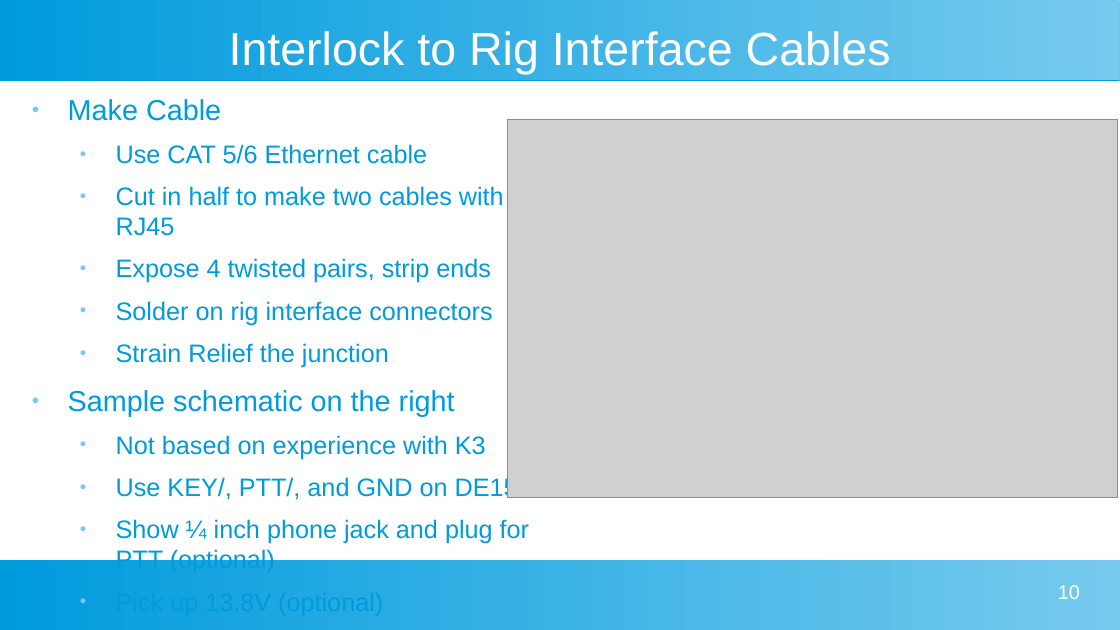
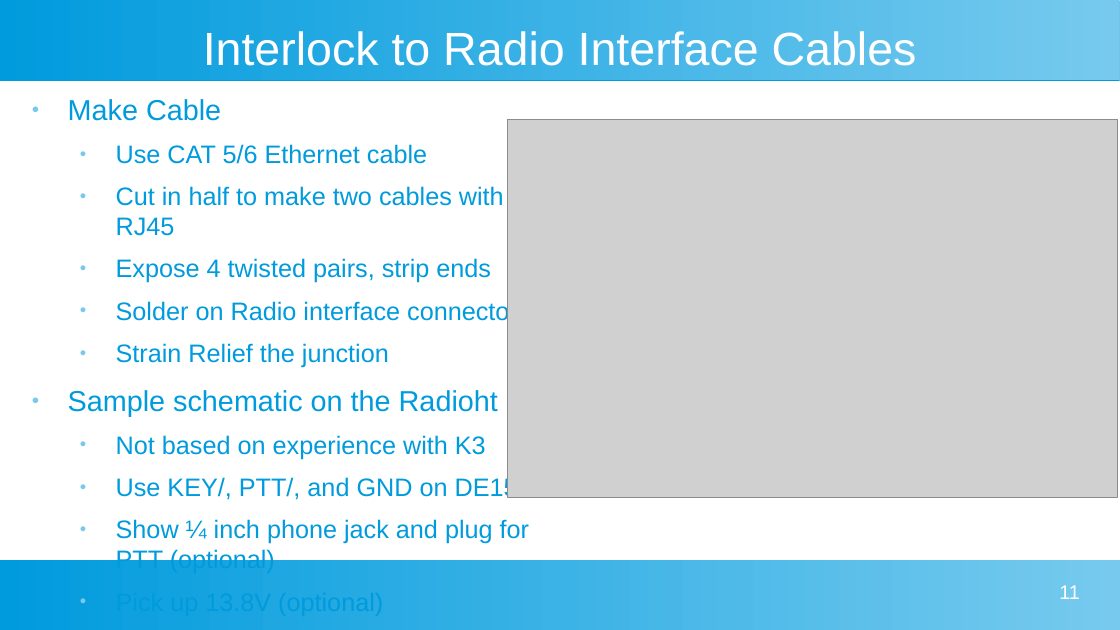
Before and after one commit to wa1hco/SO4R_Interlock, a slide deck: slide 11 of SO4R_Interlock.odp (slide 10 before the commit). Drawn at 1120x630 pixels with LibreOffice and Linux fonts; fonts in the diff are those of the drawing; grey boxes stand for pictures. Boxes give left, top, right and bottom in pixels: in the first picture for what was removed or moved away, otherwise in the second. Text is boxed around its words. In the diff, an @@ line names an element or a change of style, - is before the commit and + after.

```diff
--- a/SO4R_Interlock.odp
+++ b/SO4R_Interlock.odp
@@ title at <box>203,31,917,66</box>: text changed @@
-Interlock to Rig Interface Cables
+Interlock to Radio Interface Cables
@@ text at <box>116,299,530,325</box>: text changed @@
-  ● Solder on rig interface connectors
+  ● Solder on Radio interface connectors
@@ text at <box>68,390,498,416</box>: text changed @@
-● Sample schematic on the right
+● Sample schematic on the Radioht
@@ page number at <box>1059,585,1080,599</box>: text changed @@
-10
+11
```
Also in this commit, not shown: 6 other slides changed, 2 slides added, 1 slide removed, 19 other files.
